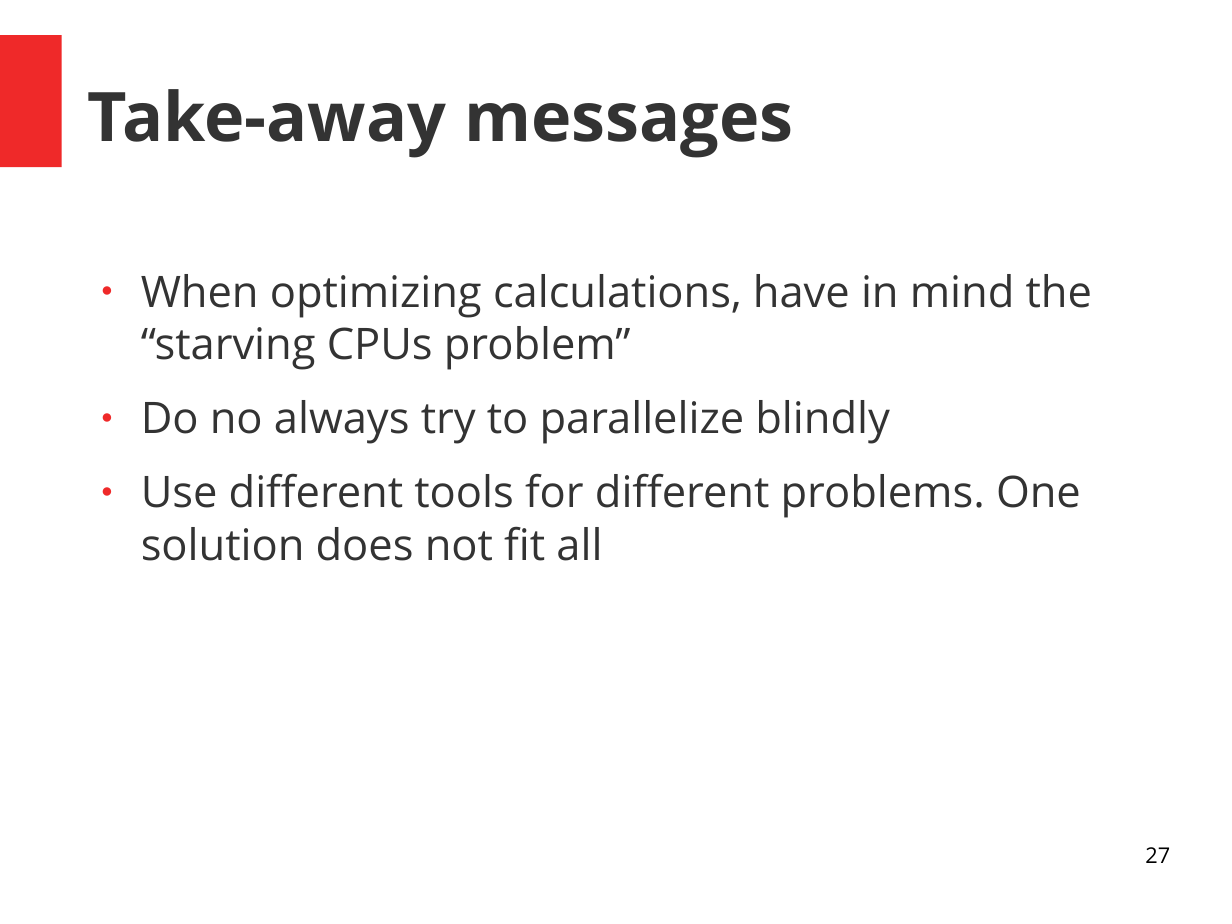
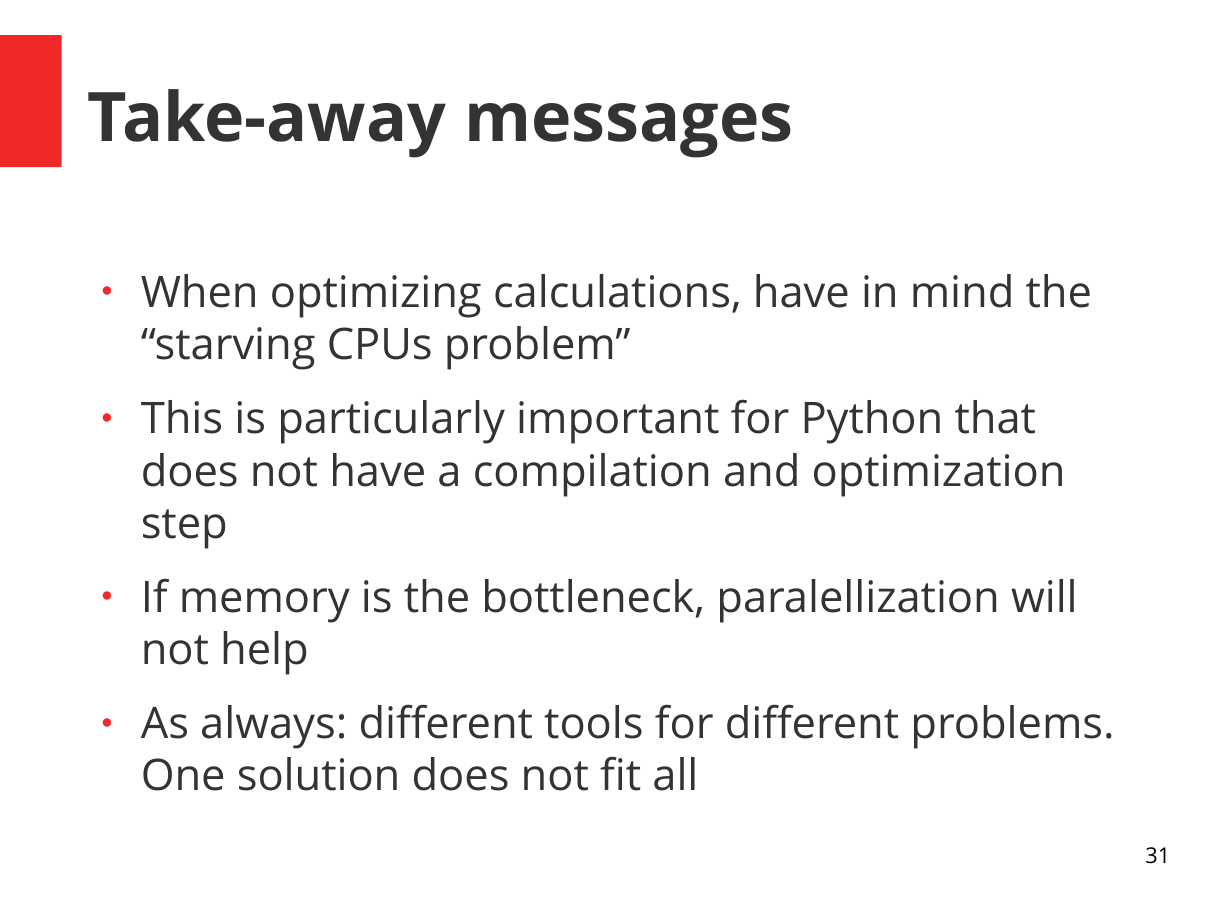
Before and after one commit to ASPP/MemoryBoundComputations, a slide deck: slide 31 of lecture/memory_bound_computations.odp (slide 27 before the commit). Drawn at 1232x924 pixels with LibreOffice and Linux fonts; fonts in the diff are those of the drawing. Boxes give left, top, right and bottom in pixels: in the first picture for what was removed or moved away, otherwise in the second. Text is boxed around its words. In the diff, an @@ line names an element or a change of style, - is before the commit and + after.

Commit message:
Updated version of the lecture

```diff
--- a/lecture/memory_bound_computations.odp
+++ b/lecture/memory_bound_computations.odp
@@ text at bbox=[141, 399, 1114, 791]: text changed @@
-● Do no always try to parallelize blindly
-● Use different tools for different problems. One solution does not fit all
+● This is particularly important for Python that does not have a compilation and optimization step
+● If memory is the bottleneck, paralellization will not help
+● As always: different tools for different problems. One solution does not fit all
@@ page number at bbox=[1145, 847, 1170, 864]: text changed @@
-27
+31
```
Also in this commit, not shown: 5 other slides changed, 4 slides added.
